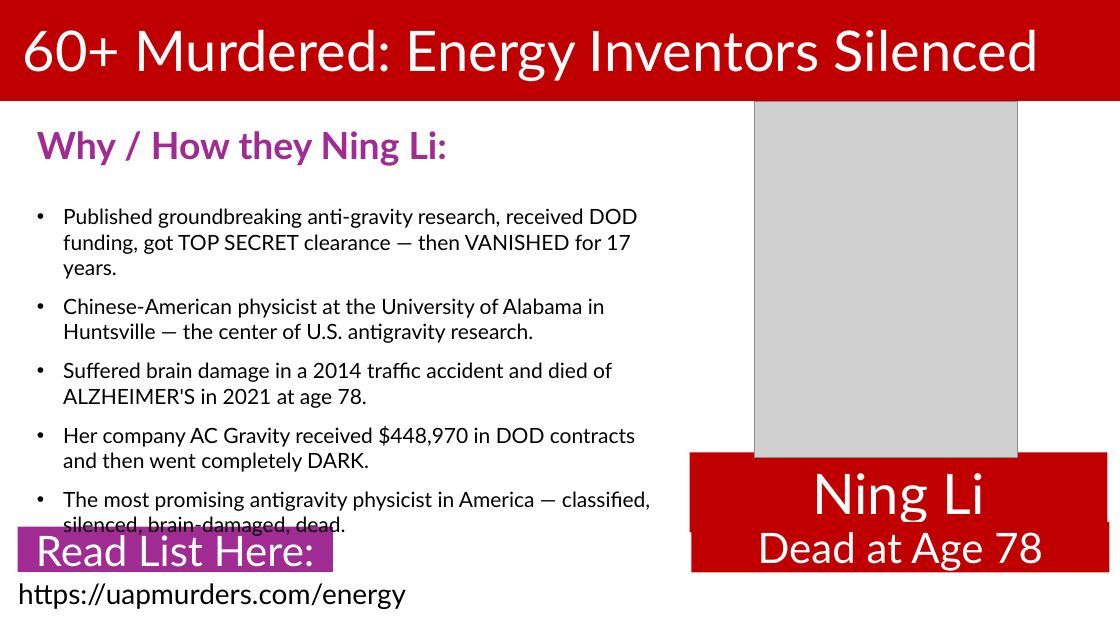
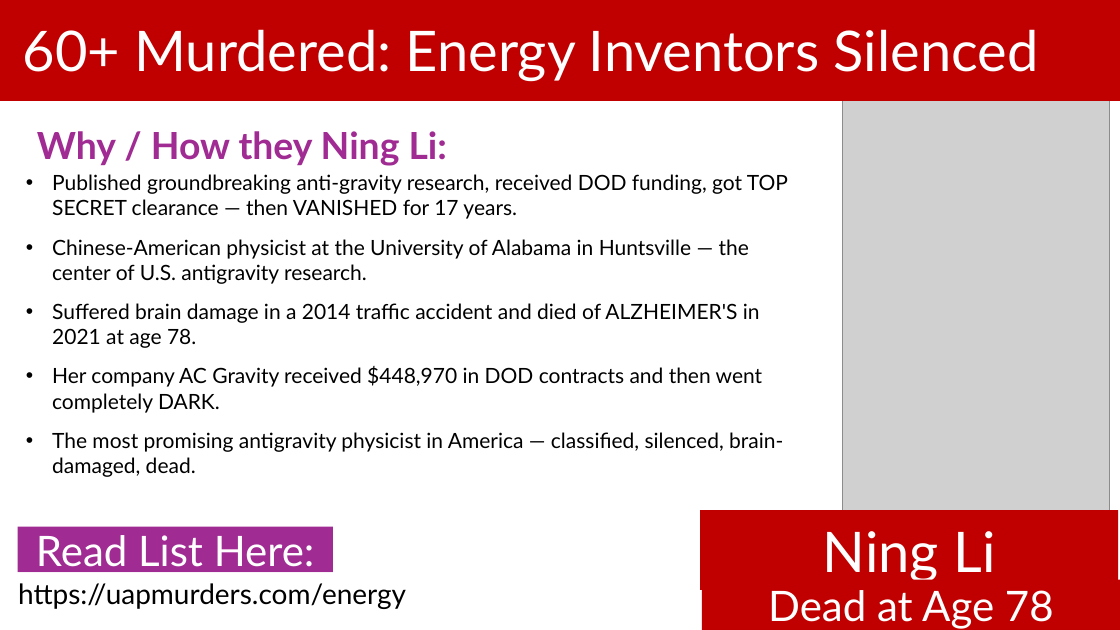
Before and after one commit to BryanStarbuck/UAP_Murder_Docus, a slide deck: slide 30 of Energy/Energy_Murders.pptx (slide 31 before the commit). Drawn at 1120x630 pixels with LibreOffice and Linux fonts; fonts in the diff are those of the drawing; grey boxes stand for pictures. Boxes give left, top, right and bottom in pixels: in the first picture for what was removed or moved away, otherwise in the second. Text is boxed around its words. In the diff, an @@ line names an element or a change of style, - is before the commit and + after.

Commit message:
Update presentation files for Energy, Physics, and UAPs investigations

```diff
--- a/Energy/Energy_Murders.pptx
+++ b/Energy/Energy_Murders.pptx
@@ picture added at (843, 85, 1110, 544) @@
@@ picture removed at (755, 101, 1017, 458) @@
@@ text "Published groundbreaking anti-gravity research, received ..." rewrapped from (63, 208, 650, 537) to (52, 174, 788, 477) @@
@@ rectangle "Ning Li": place and size @@
-rectangle "Ning Li" at (690, 453, 1108, 533)
+rectangle "Ning Li" at (701, 510, 1119, 590)
@@ text "https://uapmurders.com/energy" rewrapped from (10, 572, 1084, 614) to (18, 583, 406, 609) @@
@@ text "Dead at Age 78" rewrapped from (691, 522, 1110, 572) to (768, 590, 1054, 629) @@
```
Also in this commit, not shown: 40 other slides changed, 2 slides removed, 2 other files.
